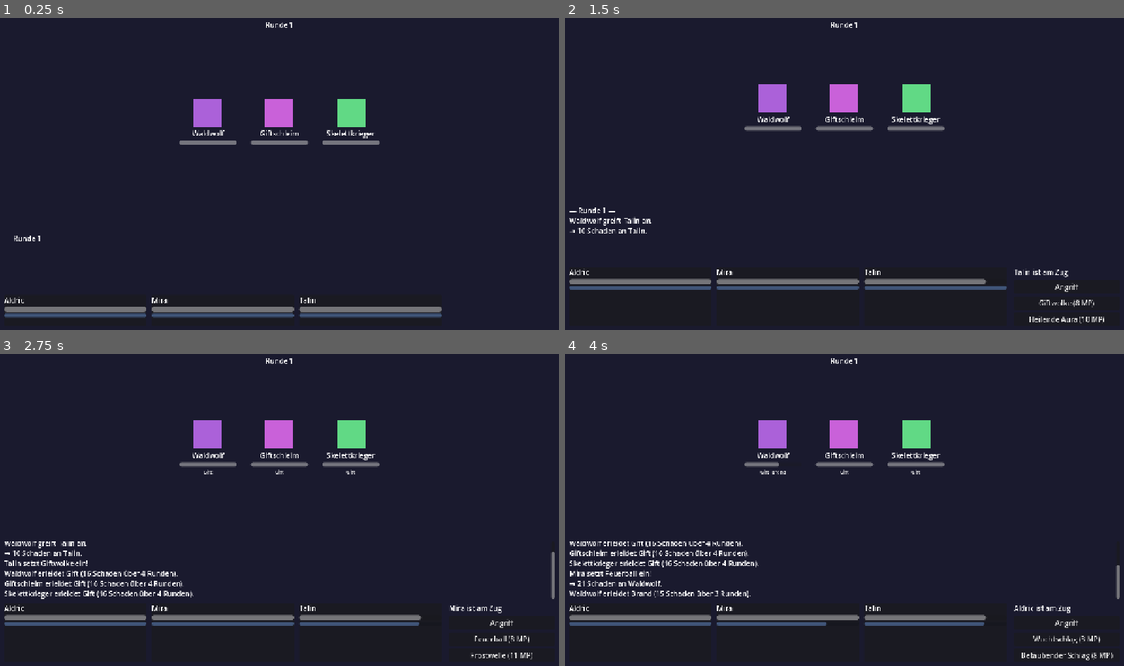
Above: before the commit, frames 1-4 (two rows, left to right).
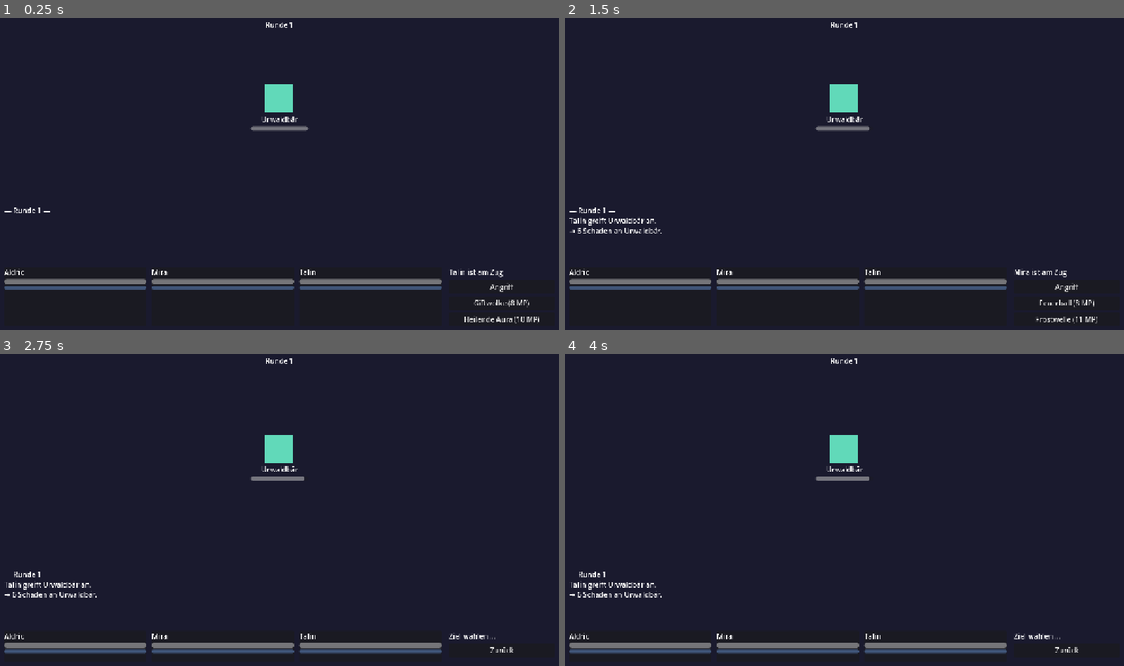
Above: after the commit, the same moments.

Repository: Edrick18/infinit_dungeon
Game: Godot game, scene res://scenes/battle/battle_scene.tscn
The game is run twice, just before and just after one commit, with the same random seed, the same clock (stepped at 60 frames per second) and the same inputs. This scene is started directly instead of the project's main scene.
Inputs (mouse positions are in pixels of both pictures, inside the frame that each line leads up to):
- Up to frame 1 (0.25 s): no input
- Up to frame 2 (1.5 s): click (1068, 286) at 0.5 s, where only the run after the commit has a clickable "Angriff"; click (844, 130) at 1.27 s
- Up to frame 3 (2.75 s): click (503, 637) at 2 s, where only the run before the commit has a clickable "Giftwolke (8 MP)"
- Up to frame 4 (4 s): click (1068, 637) at 2.75 s, where only the run before the commit has a clickable "Feuerball (8 MP)"; click (771, 466) at 3.52 s

The runs differ from the first frame. In frame 1, 7.8% of the frame differs, in the area x 0-97%, y 21-98%; in frame 2, 2.8%; in frame 3, 9.4%; in frame 4, 9.6%, in the area x 0-100%, y 21-99%.

Commit message:
Gegner-Baukasten: Archetypen, Elite-Modifikatoren, EnemyFactory
- EnemyLibrary: 7 Archetypen (Waldwolf, Urwaldbaer, Giftschleim,
  Hoehlenflatterer, Steingolem, Skelettkrieger, Kultist) mit
  Biom-Zuordnung, Tier-Wachstum und Skill-Pools aus BlockLibrary-
  Bausteinen (ein Bausteinsystem fuer Spieler UND Gegner);
  6 Elite-Modifikatoren (Brennend, Gepanzert, Schnell, Wuetend,
  Vampirisch, Kolossal) mit min_tier und Loot-Multiplikator
- EnemyFactory: baut Gegner aus Archetyp + Tier + Modifikatoren
  (HP/Schaden/Tempo-Multiplikatoren, Ruestungsbonus, Zusatz-Skills,
  Namensbildung); Encounter mit 25% Elite-Chance aus den fix auf der
  Karte gewuerfelten Modifikatoren, Boss traegt alle Karten-Modifikatoren
- DungeonCard wuerfelt Modifikatoren jetzt fix bei Erstellung
  (Menu + Testkarte), EnemyArchetype um armor/resist erweitert,
  EnemyModifier um armor_bonus
- TestContent auf Party+Skills entschlackt, feste Testgegner entfernt
- Selbsttest scripts/dev/enemy_selftest.gd (28 Checks)

Co-Authored-By: Claude Fable 5 <noreply@anthropic.com>

Diff:
--- /dev/null
+++ b/scripts/combat/enemy_factory.gd
@@ -0,0 +1,105 @@
+class_name EnemyFactory
+extends RefCounted
+## Baut aus Archetyp + Kartenstufe + Elite-Modifikatoren konkrete Gegner —
+## das gleiche Baukasten-Prinzip wie bei Items (Basis + Affixe) und
+## Skills (Bausteine). Alles deterministisch aus dem übergebenen RNG.
+
+const ELITE_CHANCE := 0.25
+const BOSS_HP_MULT := 2.2
+const BOSS_DMG_MULT := 1.25
+
+
+## Erzeugt einen einzelnen Gegner aus dem Baukasten.
+static func build(archetype: EnemyArchetype, tier: int, rng: RandomNumberGenerator,
+		modifiers: Array[EnemyModifier] = []) -> Combatant:
+	var stats := archetype.base_stats.duplicated()
+	stats.add_scaled(archetype.stats_per_tier, maxi(0, tier - 1))
+
+	var hp_mult := 1.0
+	var dmg_mult := 1.0
+	var speed_mult := 1.0
+	var armor_bonus := 0
+	for modifier in modifiers:
+		hp_mult *= modifier.hp_multiplier
+		dmg_mult *= modifier.damage_multiplier
+		speed_mult *= modifier.speed_multiplier
+		armor_bonus += modifier.armor_bonus
+
+	# Schaden skaliert über die Angriffs-Stats, Tempo über AGI.
+	stats.strength = roundi(stats.strength * dmg_mult)
+	stats.intelligence = roundi(stats.intelligence * dmg_mult)
+	stats.spirit = roundi(stats.spirit * dmg_mult)
+	stats.agility = roundi(stats.agility * speed_mult)
+
+	var enemy := Combatant.create(_compose_name(archetype, modifiers), stats, false)
+	enemy.level = tier
+	enemy.max_hp = maxi(1, roundi(enemy.max_hp * hp_mult))
+	enemy.hp = enemy.max_hp
+	enemy.armor = archetype.armor + armor_bonus
+	enemy.magic_resist = archetype.magic_resist
+
+	enemy.skills = _pick_skills(archetype, rng)
+	for modifier in modifiers:
+		if modifier.granted_skill != null:
+			enemy.skills.append(modifier.granted_skill)
+	return enemy
+
+
+## Erzeugt eine komplette Gegnergruppe für einen Dungeon-Encounter.
+## Elite-Gegner (25% Chance) tragen einen der fix auf der Karte
+## festgelegten Modifikatoren; der Boss trägt alle.
+static func make_encounter(card: DungeonCard, rng: RandomNumberGenerator,
+		is_boss := false) -> Array[Combatant]:
+	var card_modifiers := _resolve_modifiers(card.modifier_ids)
+
+	if is_boss:
+		var pool := EnemyLibrary.archetypes_for_biome(card.biome, true)
+		assert(not pool.is_empty(), "Kein Boss-Archetyp für Biom %d" % card.biome)
+		var archetype := pool[rng.randi_range(0, pool.size() - 1)]
+		var boss := build(archetype, card.tier, rng, card_modifiers)
+		boss.display_name = "Boss: " + boss.display_name
+		boss.max_hp = roundi(boss.max_hp * BOSS_HP_MULT)
+		boss.hp = boss.max_hp
+		boss.stats.strength = roundi(boss.stats.strength * BOSS_DMG_MULT)
+		boss.stats.intelligence = roundi(boss.stats.intelligence * BOSS_DMG_MULT)
+		return [boss]
+
+	var pool := EnemyLibrary.archetypes_for_biome(card.biome, false)
+	assert(not pool.is_empty(), "Keine Archetypen für Biom %d" % card.biome)
+	var group: Array[Combatant] = []
+	var count := rng.randi_range(1, 3)
+	for i in count:
+		var archetype := pool[rng.randi_range(0, pool.size() - 1)]
+		var modifiers: Array[EnemyModifier] = []
+		if not card_modifiers.is_empty() and rng.randf() < ELITE_CHANCE:
+			modifiers.append(card_modifiers[rng.randi_range(0, card_modifiers.size() - 1)])
+		group.append(build(archetype, card.tier, rng, modifiers))
+	return group
+
+
+static func _pick_skills(archetype: EnemyArchetype, rng: RandomNumberGenerator) -> Array[Skill]:
+	var pool := archetype.skill_pool.duplicate()
+	var picked: Array[Skill] = []
+	while picked.size() < archetype.skill_count and not pool.is_empty():
+		var index := rng.randi_range(0, pool.size() - 1)
+		picked.append(pool[index])
+		pool.remove_at(index)
+	return picked
+
+
+static func _resolve_modifiers(ids: Array[StringName]) -> Array[EnemyModifier]:
+	var result: Array[EnemyModifier] = []
+	for id in ids:
+		var modifier := EnemyLibrary.get_modifier(id)
+		if modifier != null:
+			result.append(modifier)
+	return result
+
+
+static func _compose_name(archetype: EnemyArchetype, modifiers: Array[EnemyModifier]) -> String:
+	if modifiers.is_empty():
+		return archetype.display_name
+	var names: Array[String] = []
+	for modifier in modifiers:
+		names.append(modifier.display_name)
+	return "%s [%s]" % [archetype.display_name, ", ".join(names)]
--- a/scripts/data/enemies/enemy_archetype.gd
+++ b/scripts/data/enemies/enemy_archetype.gd
@@ -14,6 +14,10 @@
 @export var base_stats: StatBlock
 @export var stats_per_tier: StatBlock
 
+## Flache Schadensreduktion (siehe Combatant).
+@export var armor := 0
+@export var magic_resist := 0
+
 ## Skills, aus denen der Generator für diesen Archetyp wählt.
 @export var skill_pool: Array[Skill] = []
 
--- a/scripts/data/enemies/enemy_modifier.gd
+++ b/scripts/data/enemies/enemy_modifier.gd
@@ -12,6 +12,9 @@
 @export var damage_multiplier: float = 1.0
 @export var speed_multiplier: float = 1.0
 
+## Flacher Rüstungsbonus (z.B. "Gepanzert").
+@export var armor_bonus := 0
+
 ## Zusätzlicher Skill, den der Modifikator dem Gegner gibt (optional).
 @export var granted_skill: Skill
 
--- /dev/null
+++ b/scripts/data/enemy_library.gd
@@ -0,0 +1,184 @@
+class_name EnemyLibrary
+extends RefCounted
+## Katalog der Gegner-Archetypen und Elite-Modifikatoren für den Baukasten.
+## Gegner-Skills werden aus denselben Bausteinen gebaut wie Spieler-Skills
+## (BlockLibrary) — ein System für alles. Vorerst im Code, später .tres.
+
+static var _archetypes: Dictionary = {}
+static var _modifiers: Dictionary = {}
+
+
+static func all_archetypes() -> Array[EnemyArchetype]:
+	_ensure_built()
+	var result: Array[EnemyArchetype] = []
+	for id in _archetypes:
+		result.append(_archetypes[id])
+	return result
+
+
+static func archetypes_for_biome(biome: Enums.Biome, boss_only := false) -> Array[EnemyArchetype]:
+	var result: Array[EnemyArchetype] = []
+	for archetype in all_archetypes():
+		if biome not in archetype.biomes:
+			continue
+		if boss_only and not archetype.is_boss_capable:
+			continue
+		result.append(archetype)
+	return result
+
+
+static func get_modifier(id: StringName) -> EnemyModifier:
+	_ensure_built()
+	return _modifiers.get(id)
+
+
+static func all_modifiers() -> Array[EnemyModifier]:
+	_ensure_built()
+	var result: Array[EnemyModifier] = []
+	for id in _modifiers:
+		result.append(_modifiers[id])
+	return result
+
+
+## Würfelt 1-2 Modifikatoren für eine neue Dungeon-Karte (fix bei Erstellung,
+## siehe DungeonCard). Nur Modifikatoren, deren min_tier zur Stufe passt.
+static func roll_modifiers(tier: int, rng: RandomNumberGenerator) -> Array[StringName]:
+	var eligible: Array[EnemyModifier] = []
+	for modifier in all_modifiers():
+		if modifier.min_tier <= tier:
+			eligible.append(modifier)
+	var result: Array[StringName] = []
+	var count := rng.randi_range(1, 2)
+	for i in count:
+		if eligible.is_empty():
+			break
+		var pick := rng.randi_range(0, eligible.size() - 1)
+		result.append(eligible[pick].id)
+		eligible.remove_at(pick)
+	return result
+
+
+static func _ensure_built() -> void:
+	if not _archetypes.is_empty():
+		return
+	_build_archetypes()
+	_build_modifiers()
+
+
+static func _build_archetypes() -> void:
+	var list: Array[EnemyArchetype] = []
+
+	list.append(_archetype(&"wolf", "Waldwolf",
+		[Enums.Biome.FOREST],
+		_stats(6, 0, 4, 0, 9, 2), _stats(1, 0, 1, 0, 1, 0), 0, 0,
+		[_skill("Biss", [&"dmg_schnitt", &"car_melee"])], 1, false))
+
+	list.append(_archetype(&"baer", "Urwaldbär",
+		[Enums.Biome.FOREST],
+		_stats(9, 0, 9, 0, 4, 1), _stats(1, 0, 2, 0, 0, 0), 2, 0,
+		[_skill("Prankenhieb", [&"dmg_wucht", &"car_melee"])], 1, true))
+
+	list.append(_archetype(&"schleim", "Giftschleim",
+		[Enums.Biome.FOREST, Enums.Biome.CAVE],
+		_stats(3, 0, 7, 4, 3, 0), _stats(0, 0, 1, 1, 0, 0), 0, 2,
+		[_skill("Säurespucke", [&"dmg_gift", &"car_projectile"])], 1, false))
+
+	list.append(_archetype(&"fledermaus", "Höhlenflatterer",
+		[Enums.Biome.CAVE],
+		_stats(4, 0, 3, 0, 11, 3), _stats(1, 0, 1, 0, 1, 0), 0, 0,
+		[_skill("Sturzflug", [&"dmg_schnitt", &"car_melee"])], 1, false))
+
+	list.append(_archetype(&"golem", "Steingolem",
+		[Enums.Biome.CAVE, Enums.Biome.RUINS],
+		_stats(8, 0, 10, 0, 2, 0), _stats(1, 0, 2, 0, 0, 0), 5, 2,
+		[_skill("Steinwurf", [&"dmg_wucht", &"car_projectile"]),
+			_skill("Beben", [&"dmg_wucht", &"car_aoe"])], 1, true))
+
+	list.append(_archetype(&"skelett", "Skelettkrieger",
+		[Enums.Biome.RUINS, Enums.Biome.CRYPT],
+		_stats(7, 0, 6, 0, 4, 1), _stats(1, 0, 1, 0, 1, 0), 3, 0,
+		[_skill("Knochenhieb", [&"dmg_schnitt", &"car_melee"])], 1, false))
+
+	list.append(_archetype(&"kultist", "Kultist",
+		[Enums.Biome.RUINS, Enums.Biome.CRYPT],
+		_stats(2, 8, 4, 6, 5, 2), _stats(0, 1, 1, 1, 0, 0), 0, 3,
+		[_skill("Schattenblitz", [&"dmg_arkan", &"car_projectile"]),
+			_skill("Feuerodem", [&"dmg_brand", &"car_projectile"])], 2, true))
+
+	for archetype in list:
+		assert(not _archetypes.has(archetype.id), "Doppelte Archetyp-ID: %s" % archetype.id)
+		_archetypes[archetype.id] = archetype
+
+
+static func _build_modifiers() -> void:
+	var list: Array[EnemyModifier] = []
+
+	list.append(_modifier(&"brennend", "Brennend", 1.0, 1.0, 1.0, 0, 1.3, 1,
+		_skill("Feuerhauch", [&"dmg_brand", &"car_projectile"])))
+	list.append(_modifier(&"gepanzert", "Gepanzert", 1.2, 1.0, 1.0, 4, 1.3, 1, null))
+	list.append(_modifier(&"schnell", "Schnell", 1.0, 1.1, 1.5, 0, 1.2, 1, null))
+	list.append(_modifier(&"wuetend", "Wütend", 0.9, 1.4, 1.0, 0, 1.4, 2, null))
+	list.append(_modifier(&"vampirisch", "Vampirisch", 1.0, 1.0, 1.0, 0, 1.5, 2,
+		_skill("Vampirbiss", [&"dmg_schnitt", &"eff_lifesteal", &"car_melee"])))
+	list.append(_modifier(&"kolossal", "Kolossal", 1.8, 1.0, 0.8, 0, 1.6, 3, null))
+
+	for modifier in list:
+		assert(not _modifiers.has(modifier.id), "Doppelte Modifikator-ID: %s" % modifier.id)
+		_modifiers[modifier.id] = modifier
+
+
+# --- Fabrik-Helfer -------------------------------------------------------------
+
+static func _archetype(id: StringName, name: String, biomes: Array[Enums.Biome],
+		base_stats: StatBlock, per_tier: StatBlock, armor: int, resist: int,
+		skills: Array[Skill], skill_count: int, boss: bool) -> EnemyArchetype:
+	var archetype := EnemyArchetype.new()
+	archetype.id = id
+	archetype.display_name = name
+	archetype.biomes = biomes
+	archetype.base_stats = base_stats
+	archetype.stats_per_tier = per_tier
+	archetype.armor = armor
+	archetype.magic_resist = resist
+	archetype.skill_pool = skills
+	archetype.skill_count = skill_count
+	archetype.is_boss_capable = boss
+	return archetype
+
+
+static func _modifier(id: StringName, name: String, hp_mult: float, dmg_mult: float,
+		speed_mult: float, armor_bonus: int, loot_mult: float, min_tier: int,
+		granted_skill: Skill) -> EnemyModifier:
+	var modifier := EnemyModifier.new()
+	modifier.id = id
+	modifier.display_name = name
+	modifier.hp_multiplier = hp_mult
+	modifier.damage_multiplier = dmg_mult
+	modifier.speed_multiplier = speed_mult
+	modifier.armor_bonus = armor_bonus
+	modifier.loot_multiplier = loot_mult
+	modifier.min_tier = min_tier
+	modifier.granted_skill = granted_skill
+	return modifier
+
+
+static func _skill(name: String, block_ids: Array) -> Skill:
+	var skill := Skill.new()
+	skill.display_name = name
+	for id in block_ids:
+		var block := BlockLibrary.get_block(id)
+		assert(block != null, "Unbekannter Baustein: %s" % id)
+		skill.blocks.append(block)
+	return skill
+
+
+static func _stats(strength: int, intelligence: int, vitality: int,
+		spirit: int, agility: int, luck: int) -> StatBlock:
+	var stats := StatBlock.new()
+	stats.strength = strength
+	stats.intelligence = intelligence
+	stats.vitality = vitality
+	stats.spirit = spirit
+	stats.agility = agility
+	stats.luck = luck
+	return stats
--- a/scripts/dev/dungeon_selftest.gd
+++ b/scripts/dev/dungeon_selftest.gd
@@ -9,7 +9,6 @@
 	_test_determinism()
 	_test_connectivity()
 	_test_placements()
-	_test_encounter_determinism()
 	if failures == 0:
 		print("SELFTEST OK — alle Dungeon-Tests bestanden")
 		quit(0)
@@ -76,30 +75,4 @@
 	_check(gold_ok, "Truhen-Gold skaliert mit Tier")
 
 
-func _test_encounter_determinism() -> void:
-	print("Encounter:")
-	var rng_a := RandomNumberGenerator.new()
-	rng_a.seed = 555
-	var rng_b := RandomNumberGenerator.new()
-	rng_b.seed = 555
-	var group_a := TestContent.make_encounter(2, rng_a)
-	var group_b := TestContent.make_encounter(2, rng_b)
-	_check(group_a.size() == group_b.size(), "gleicher Seed → gleiche Gruppengröße")
-	var same := true
-	for i in group_a.size():
-		if group_a[i].display_name != group_b[i].display_name:
-			same = false
-	_check(same, "gleicher Seed → gleiche Gegner-Zusammensetzung")
-
-	var tier1_rng := RandomNumberGenerator.new()
-	tier1_rng.seed = 1
-	var tier5_rng := RandomNumberGenerator.new()
-	tier5_rng.seed = 1
-	var weak := TestContent.make_encounter(1, tier1_rng)[0]
-	var strong := TestContent.make_encounter(5, tier5_rng)[0]
-	_check(strong.max_hp > weak.max_hp, "höheres Tier → stärkere Gegner")
-
-	var boss_rng := RandomNumberGenerator.new()
-	boss_rng.seed = 1
-	var boss := TestContent.make_encounter(1, boss_rng, true)
-	_check(boss.size() == 1 and boss[0].display_name == "Knochenfürst", "Boss-Encounter liefert Boss")
+# (Encounter-Tests liegen jetzt in enemy_selftest.gd beim Gegner-Baukasten.)
--- /dev/null
+++ b/scripts/dev/enemy_selftest.gd
@@ -0,0 +1,134 @@
+extends SceneTree
+## Headless-Selbsttest für den Gegner-Baukasten:
+##   godot\Godot_v4.7-stable_win64_console.exe --headless -s scripts/dev/enemy_selftest.gd
+
+var failures := 0
+
+
+func _init() -> void:
+	_test_library()
+	_test_build()
+	_test_modifiers()
+	_test_encounters()
+	_test_boss()
+	if failures == 0:
+		print("SELFTEST OK — alle Gegner-Baukasten-Tests bestanden")
+		quit(0)
+	else:
+		print("SELFTEST FEHLGESCHLAGEN — %d Fehler" % failures)
+		quit(1)
+
+
+func _check(condition: bool, label: String) -> void:
+	if condition:
+		print("  ok: " + label)
+	else:
+		failures += 1
+		printerr("  FEHLER: " + label)
+
+
+func _rng(seed_value: int) -> RandomNumberGenerator:
+	var rng := RandomNumberGenerator.new()
+	rng.seed = seed_value
+	return rng
+
+
+func _card(seed_value: int, tier: int, biome: Enums.Biome,
+		modifier_ids: Array[StringName] = []) -> DungeonCard:
+	var card := DungeonCard.new()
+	card.seed = seed_value
+	card.tier = tier
+	card.biome = biome
+	card.modifier_ids = modifier_ids
+	return card
+
+
+func _test_library() -> void:
+	print("Gegner-Bibliothek:")
+	_check(EnemyLibrary.all_archetypes().size() >= 7, "mindestens 7 Archetypen")
+	_check(EnemyLibrary.all_modifiers().size() >= 6, "mindestens 6 Modifikatoren")
+	for biome in [Enums.Biome.FOREST, Enums.Biome.CAVE, Enums.Biome.RUINS, Enums.Biome.CRYPT]:
+		_check(not EnemyLibrary.archetypes_for_biome(biome).is_empty(),
+			"Biom %d hat Archetypen" % biome)
+		_check(not EnemyLibrary.archetypes_for_biome(biome, true).is_empty(),
+			"Biom %d hat Boss-Kandidaten" % biome)
+
+	var rolled := EnemyLibrary.roll_modifiers(1, _rng(9))
+	var tier_ok := true
+	for id in rolled:
+		if EnemyLibrary.get_modifier(id).min_tier > 1:
+			tier_ok = false
+	_check(rolled.size() >= 1 and tier_ok, "roll_modifiers respektiert min_tier")
+
+
+func _test_build() -> void:
+	print("Gegner bauen:")
+	var wolf_archetype: EnemyArchetype = EnemyLibrary.archetypes_for_biome(Enums.Biome.FOREST)[0]
+	var tier1 := EnemyFactory.build(wolf_archetype, 1, _rng(1))
+	var tier5 := EnemyFactory.build(wolf_archetype, 5, _rng(1))
+	_check(tier1.display_name == wolf_archetype.display_name, "Name ohne Modifikatoren = Archetyp")
+	_check(tier5.max_hp > tier1.max_hp, "Tier 5 hat mehr HP als Tier 1")
+	_check(not tier1.skills.is_empty(), "Gegner bekommt Skills aus dem Pool")
+	_check(tier1.armor == wolf_archetype.armor, "Rüstung vom Archetyp übernommen")
+
+
+func _test_modifiers() -> void:
+	print("Elite-Modifikatoren:")
+	var archetype: EnemyArchetype = EnemyLibrary.archetypes_for_biome(Enums.Biome.FOREST)[0]
+	var armored: Array[EnemyModifier] = [EnemyLibrary.get_modifier(&"gepanzert")]
+	var plain := EnemyFactory.build(archetype, 1, _rng(1))
+	var elite := EnemyFactory.build(archetype, 1, _rng(1), armored)
+	_check(elite.armor == plain.armor + 4, "Gepanzert: +4 Rüstung")
+	_check(elite.max_hp == roundi(plain.max_hp * 1.2), "Gepanzert: 20% mehr HP")
+	_check("Gepanzert" in elite.display_name, "Modifikator steht im Namen")
+
+	var burning: Array[EnemyModifier] = [EnemyLibrary.get_modifier(&"brennend")]
+	var fiery := EnemyFactory.build(archetype, 1, _rng(1), burning)
+	_check(fiery.skills.size() == plain.skills.size() + 1, "Brennend: verleiht Zusatz-Skill")
+
+
+func _test_encounters() -> void:
+	print("Encounter:")
+	var mods: Array[StringName] = [&"gepanzert", &"schnell"]
+	var card := _card(777, 2, Enums.Biome.FOREST, mods)
+	var group_a := EnemyFactory.make_encounter(card, _rng(55))
+	var group_b := EnemyFactory.make_encounter(card, _rng(55))
+	_check(group_a.size() == group_b.size(), "gleicher Seed → gleiche Gruppengröße")
+	var same := true
+	for i in group_a.size():
+		if group_a[i].display_name != group_b[i].display_name:
+			same = false
+	_check(same, "gleicher Seed → identische Gruppe (Kern des Karten-Farmens)")
+	_check(group_a.size() >= 1 and group_a.size() <= 3, "Gruppengröße 1-3")
+
+	var biome_ok := true
+	for i in 20:
+		for enemy in EnemyFactory.make_encounter(_card(i, 1, Enums.Biome.CRYPT), _rng(i)):
+			if enemy.display_name.begins_with("Waldwolf") or enemy.display_name.begins_with("Urwaldbär"):
+				biome_ok = false
+	_check(biome_ok, "Krypta-Encounter enthalten keine Wald-Gegner")
+
+	var elite_found := false
+	for i in 40:
+		for enemy in EnemyFactory.make_encounter(_card(i, 2, Enums.Biome.FOREST, mods), _rng(i * 3)):
+			if "[" in enemy.display_name:
+				elite_found = true
+	_check(elite_found, "Elite-Gegner mit Karten-Modifikator tauchen auf")
+
+
+func _test_boss() -> void:
+	print("Boss:")
+	var mods: Array[StringName] = [&"brennend"]
+	var card := _card(4242, 3, Enums.Biome.FOREST, mods)
+	var bosses := EnemyFactory.make_encounter(card, _rng(1), true)
+	_check(bosses.size() == 1, "Boss-Encounter hat genau einen Gegner")
+	var boss := bosses[0]
+	_check(boss.display_name.begins_with("Boss: "), "Boss-Namenspräfix")
+	_check("Brennend" in boss.display_name, "Boss trägt die Karten-Modifikatoren")
+
+	var normal_rng := _rng(1)
+	var pool := EnemyLibrary.archetypes_for_biome(card.biome, true)
+	var archetype := pool[normal_rng.randi_range(0, pool.size() - 1)]
+	var normal := EnemyFactory.build(archetype, card.tier, normal_rng,
+		[EnemyLibrary.get_modifier(&"brennend")])
+	_check(boss.max_hp > normal.max_hp, "Boss hat deutlich mehr HP als Normalform")
--- a/scripts/dev/test_content.gd
+++ b/scripts/dev/test_content.gd
@@ -26,57 +26,6 @@
 	talin.skills = [_giftwolke(), _heilende_aura()]
 
 	return [aldric, mira, talin]
-
-
-static func make_enemies() -> Array[Combatant]:
-	return [_wolf(1), _slime(1), _skeleton(1)]
-
-
-## Zufällige Gegnergruppe für einen Dungeon-Encounter, deterministisch aus
-## dem übergebenen RNG (Karten-Seed + Gegner-ID) und skaliert mit der Kartenstufe.
-static func make_encounter(tier: int, rng: RandomNumberGenerator,
-		is_boss := false) -> Array[Combatant]:
-	if is_boss:
-		var boss := Combatant.create("Knochenfürst",
-			_scaled(_stats(9, 2, 12, 4, 5, 2), tier), false)
-		boss.armor = 3 + tier
-		boss.magic_resist = 2
-		boss.skills = [_wuchtschlag(), _saeurespucke()]
-		return [boss]
-	var group: Array[Combatant] = []
-	var count := rng.randi_range(1, 3)
-	for i in count:
-		match rng.randi_range(0, 2):
-			0: group.append(_wolf(tier))
-			1: group.append(_slime(tier))
-			2: group.append(_skeleton(tier))
-	return group
-
-
-static func _wolf(tier: int) -> Combatant:
-	return Combatant.create("Waldwolf", _scaled(_stats(6, 0, 4, 0, 9, 2), tier), false)
-
-
-static func _slime(tier: int) -> Combatant:
-	var slime := Combatant.create("Giftschleim", _scaled(_stats(3, 0, 7, 4, 3, 0), tier), false)
-	slime.skills = [_saeurespucke()]
-	return slime
-
-
-static func _skeleton(tier: int) -> Combatant:
-	var skeleton := Combatant.create("Skelettkrieger", _scaled(_stats(7, 0, 6, 0, 4, 1), tier), false)
-	skeleton.armor = 3
-	return skeleton
-
-
-## Lineare Tier-Skalierung: +1 auf alle Attribute pro Kartenstufe über 1.
-## (Der richtige Gegner-Baukasten ersetzt das später.)
-static func _scaled(stats: StatBlock, tier: int) -> StatBlock:
-	var bonus := StatBlock.new()
-	for stat in StatBlock.STAT_NAMES:
-		bonus.set(stat, 1)
-	stats.add_scaled(bonus, maxi(0, tier - 1))
-	return stats
 
 
 # --- Beispiel-Skills aus Bauklötzen ---------------------------------------
@@ -139,17 +88,6 @@
 	])
 
 
-## Gegner-Skill: elementares Einzelziel-Gift.
-static func _saeurespucke() -> Skill:
-	var acid := _damage(Enums.DamageAxis.ELEMENTAL, 8, &"spirit", 1.0, 4)
-	acid.element = Enums.Element.POISON
-	acid.dot_turns = 3
-	return _skill("Säurespucke", [
-		acid,
-		_carrier(Enums.Carrier.PROJECTILE, 1.0, 1.0),
-	])
-
-
 # --- Baustein-Helfer --------------------------------------------------------
 
 static func _stats(strength: int, intelligence: int, vitality: int,
--- a/scripts/dungeon/dungeon_scene.gd
+++ b/scripts/dungeon/dungeon_scene.gd
@@ -41,6 +41,9 @@
 		test_card.display_name = "Testkarte"
 		test_card.seed = randi()
 		test_card.tier = 1
+		var mod_rng := RandomNumberGenerator.new()
+		mod_rng.seed = test_card.seed
+		test_card.modifier_ids = EnemyLibrary.roll_modifiers(test_card.tier, mod_rng)
 		GameState.start_run(test_card)
 
 	card = GameState.current_run["card"]
@@ -144,7 +147,7 @@
 	# liefert beim Farmen immer dieselben Gruppen.
 	var rng := RandomNumberGenerator.new()
 	rng.seed = card.seed + (enemy_id + 2) * 7919
-	var foes := TestContent.make_encounter(card.tier, rng, is_boss)
+	var foes := EnemyFactory.make_encounter(card, rng, is_boss)
 	GameState.pending_battle = {"enemy_id": enemy_id, "is_boss": is_boss, "enemies": foes}
 	get_tree().change_scene_to_file(BATTLE_SCENE)
 
--- a/scripts/ui/battle_scene.gd
+++ b/scripts/ui/battle_scene.gd
@@ -41,7 +41,14 @@
 		GameState.pending_battle = {}
 		foes = _dungeon_context["enemies"]
 	else:
-		foes = TestContent.make_enemies()
+		# Menü-Testkampf: zufällige Baukasten-Gruppe auf Stufe 1.
+		var card := DungeonCard.new()
+		card.seed = randi()
+		card.tier = 1
+		card.biome = Enums.Biome.FOREST
+		var rng := RandomNumberGenerator.new()
+		rng.seed = card.seed
+		foes = EnemyFactory.make_encounter(card, rng)
 	battle.log_line.connect(_on_log)
 	battle.battle_ended.connect(_on_battle_ended)
 	battle.start(party, foes)
--- a/scripts/ui/main_menu.gd
+++ b/scripts/ui/main_menu.gd
@@ -41,6 +41,11 @@
 			card.display_name = "Verwitterte Waldkarte"
 			card.seed = randi()
 			card.tier = 1
+			card.biome = Enums.Biome.FOREST
+			# Elite-/Boss-Modifikatoren werden bei Kartenerstellung fix gewürfelt.
+			var mod_rng := RandomNumberGenerator.new()
+			mod_rng.seed = card.seed
+			card.modifier_ids = EnemyLibrary.roll_modifiers(card.tier, mod_rng)
 			GameState.start_run(card)
 			get_tree().change_scene_to_file(DUNGEON_SCENE))
 	else:
Not shown, added: scripts/combat/enemy_factory.gd.uid
Not shown, added: scripts/data/enemy_library.gd.uid
Not shown, added: scripts/dev/enemy_selftest.gd.uid
